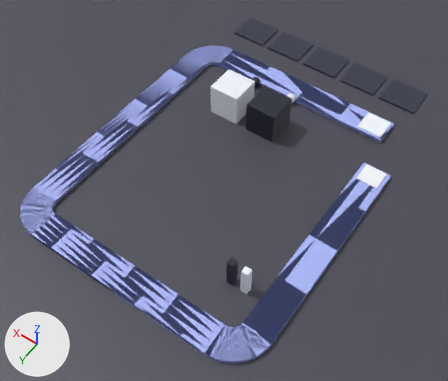
One commit to the glTF model assets/primitive_scene.glb: the scene before it, then after it.
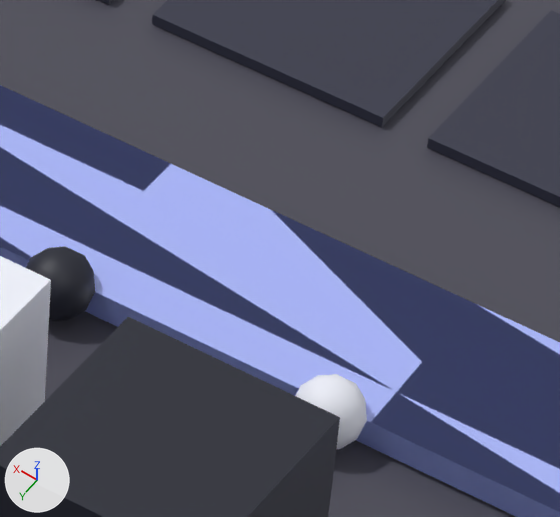
There are two pictures of each version: one whole from a camera (50 mm lens) standing at (-10.12, 17.65, 21.03) and looking at (-0.34, 3.96, -0.48), one close up on the part from 55% to 71% of the width and 12% to 29% of the height. Lighting does not change. The marker at lower left points along +X, +Y and +Z. The older version's two pictures come first. Where no turn or scale is listed for an object, it has been applied to the vertices.

Names of what the first close-up shows: 'Bullet_Dark', 'Bullet_Light', 'Ground_Plane', 'Pig_Dark_Pig_0_0_Body', 'Pig_Light_Pig_0_0_Body', 'Rail_Main_Instance_0000', 'Slot_2', 'Slot_3'.
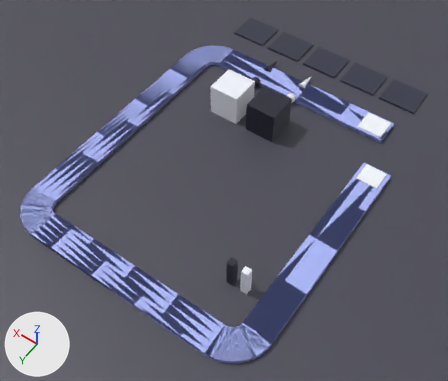
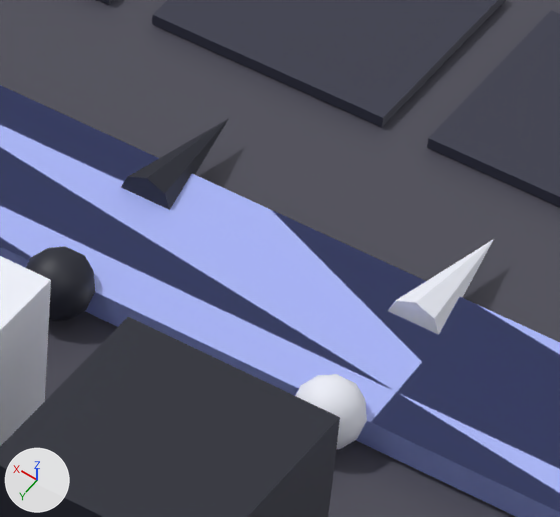
The edits, one by one:
Mesh me_trail_mesh_001 is new.
It is an 8-sided cone pointing to -y spanning x -0.2..0.2, y 0.0..1.0, z -0.2..0.2.
It uses material mat_light (white #f3f5ff).
Mesh me_trail_mesh_002 is new.
It is an 8-sided cone pointing to -y spanning x -0.2..0.2, y 0.0..1.0, z -0.2..0.2.
It uses material mat_dark (dark blue #232633).
Object 'Trail_Light' (ob_trail_light) is new; it shows me_trail_mesh_001.
Its location is (0.0, -4.0, 0.2).
Object 'Trail_Dark' (ob_trail_dark) is new; it shows me_trail_mesh_002.
Its location is (2.0, -4.0, 0.2).

Where the change shows, as pixel boxes (x1, y1, x2, y2) in the close-ups (560 x 517 px):
'Trail_Light', added
    after: (388, 239, 494, 335)
'Trail_Dark', added
    after: (121, 119, 228, 210)
